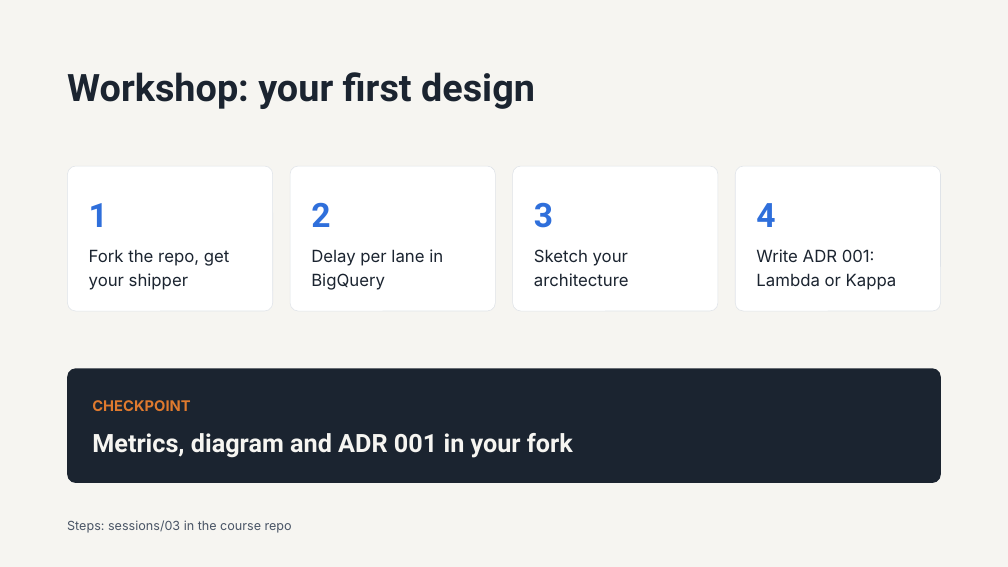
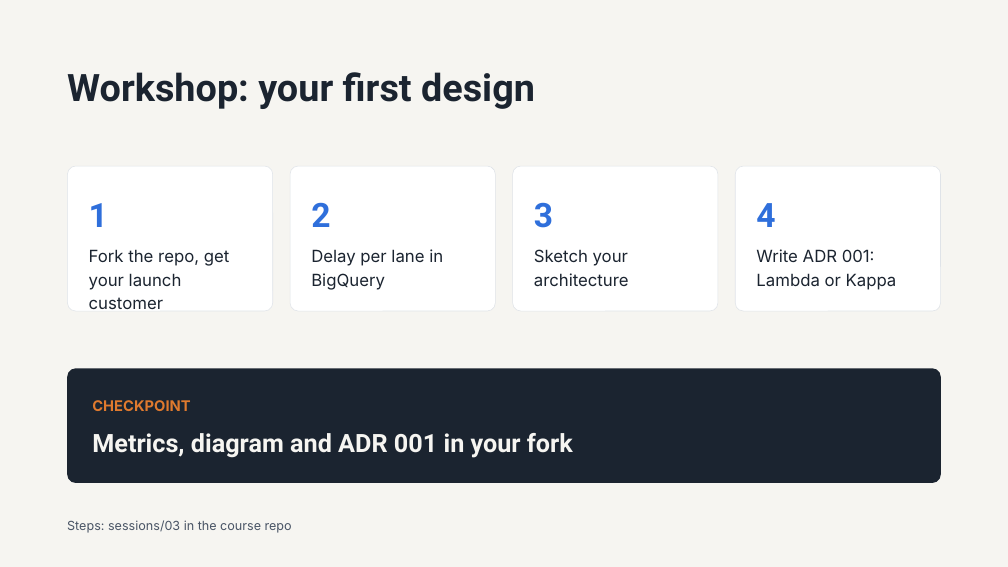
Before and after one commit to 1768SAIKUMAR/cloud-computing-srh, a slide deck: slide 13 of sessions/03-batch-streams-and-architecture-patterns/slides/session-03-batch-streams-and-architecture-patterns.pptx (slide 11 before the commit). Drawn at 1008x567 pixels with LibreOffice and Linux fonts; fonts in the diff are those of the drawing. Boxes give left, top, right and bottom in pixels: in the first picture for what was removed or moved away, otherwise in the second. Text is boxed around its words. In the diff, an @@ line names an element or a change of style, - is before the commit and + after.

```diff
--- a/sessions/03-batch-streams-and-architecture-patterns/slides/session-03-batch-streams-and-architecture-patterns.pptx
+++ b/sessions/03-batch-streams-and-architecture-patterns/slides/session-03-batch-streams-and-architecture-patterns.pptx
@@ text at bbox=[89, 249, 229, 309]: text changed @@
-Fork the repo, get your shipper
+Fork the repo, get your launch customer
```
Also in this commit, not shown: 3 slides added, 1 slide removed, 6 other files.
